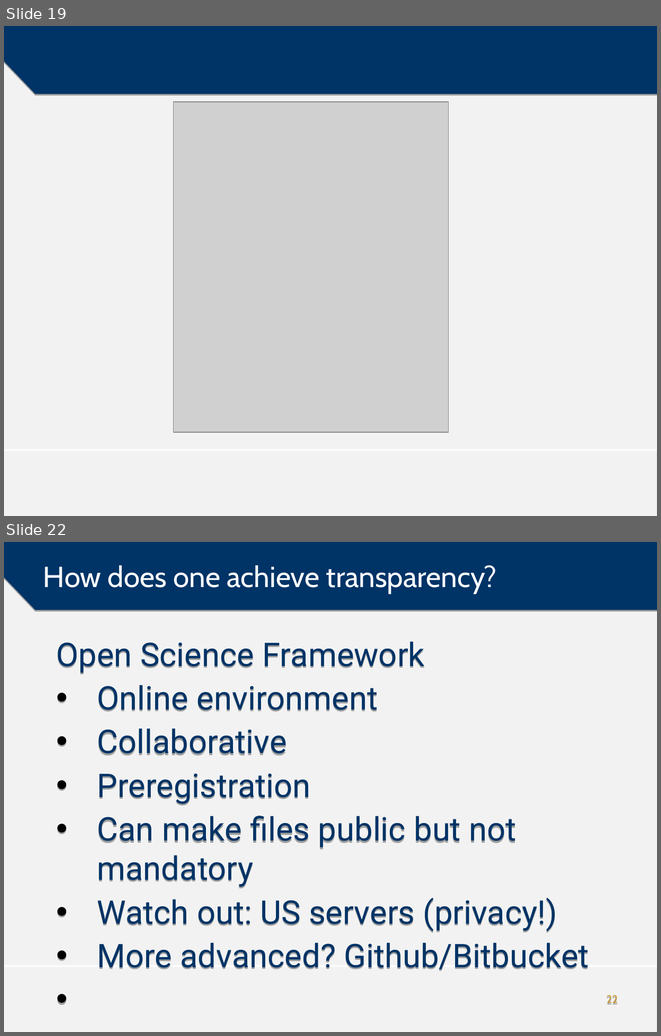
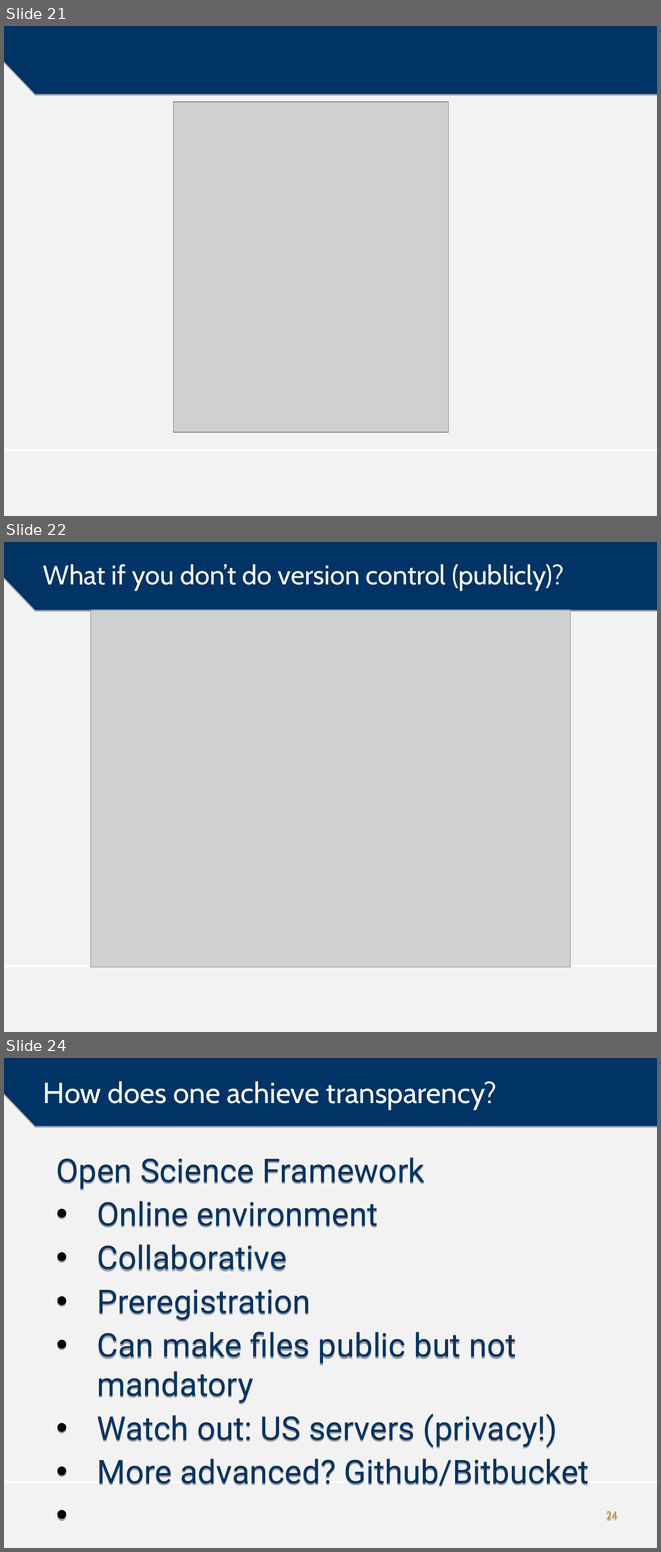
Before and after one commit to mzelst/talks, a slide deck: 2017/20171004 rema data package/20171004 Data packaging - A practical approach.odp. Shown one above the other, each under a label of ours: slides 19 and 22 before the commit, slides 21, 22 and 24 after it; the slides between them are not shown. The pictures are 661x1036 and 661x1552 pixels, drawn with LibreOffice and Linux fonts; fonts in the diff are those of the drawing; grey boxes stand for pictures; background and template pictures are left out. Boxes give left, top, right and bottom in pixels: in the first picture for what was removed or moved away, otherwise in the second. Text is boxed around its words. In the diff, an @@ line names an element or a change of style, - is before the commit and + after.

```diff
--- a/2017/20171004 rema data package/20171004 Data packaging - A practical approach.odp
+++ b/2017/20171004 rema data package/20171004 Data packaging - A practical approach.odp
@@ slide 22 added at (4,542,657,1032), background #F2F2F2; not listed: 2 template elements that a slide beside it also shows @@
@@ title added at (43,564,564,590), 29.6 pt, text #FFFFFF @@
+What if you don’t do version control (publicly)?
@@ picture added at (91,610,571,967) @@
@@ what was slide 19 is now slide 21 @@
@@ what was slide 22 is now slide 24 @@
@@ page number at (606,1511,618,1520): text changed @@
-22
+24
```
Also in this commit, not shown: 1 other slide added, 9 other files.
